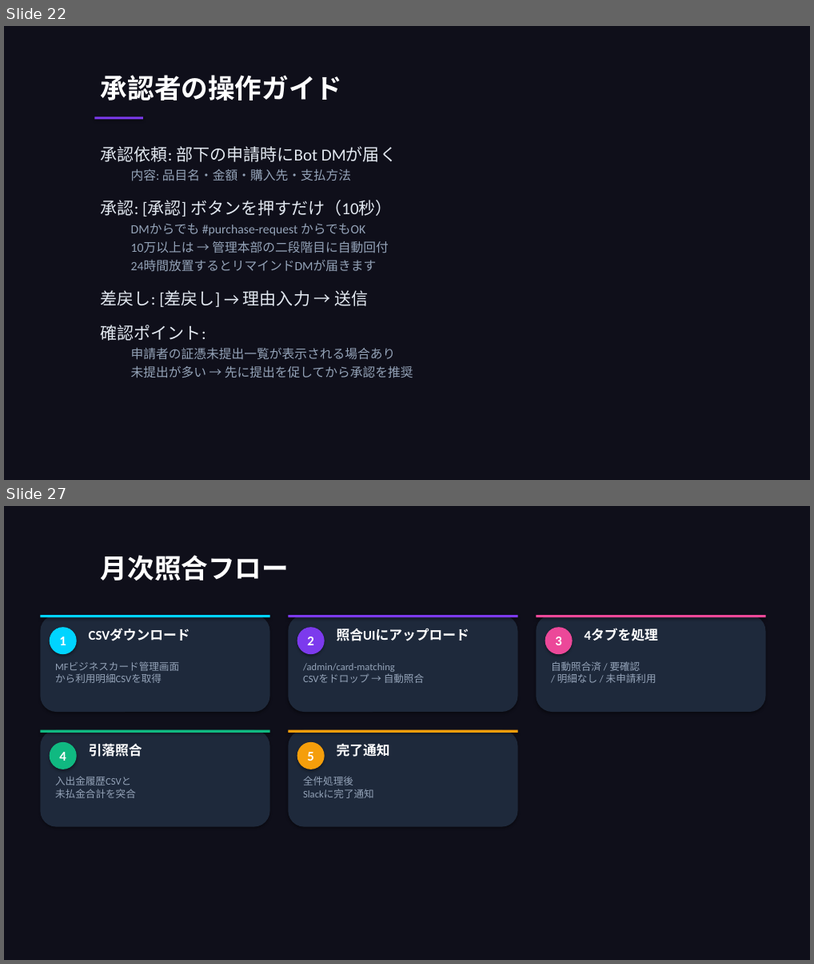
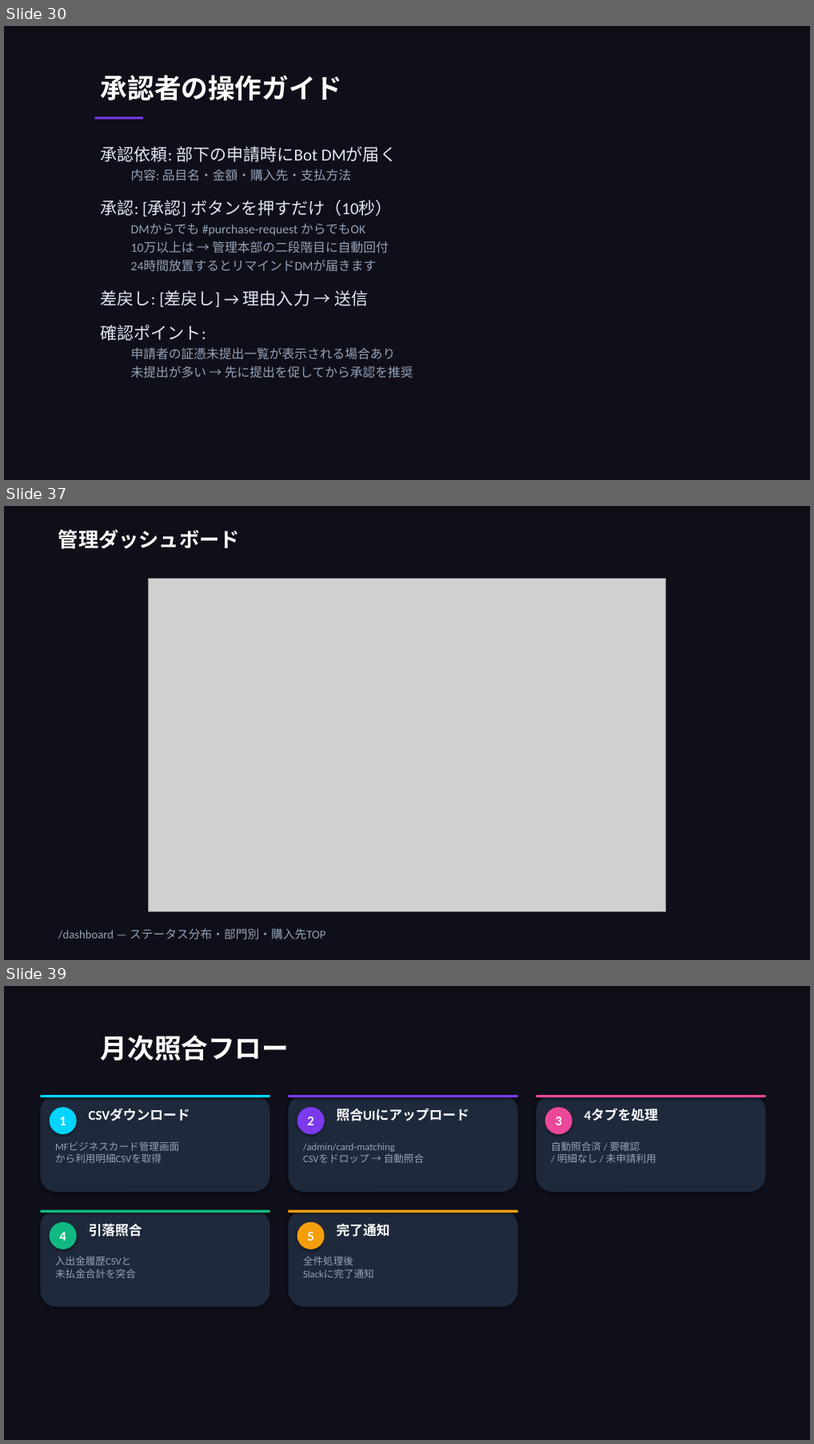
Before and after one commit to takeshiizawa123/next-procurement-poc, a slide deck: docs/user-manual.pptx. Shown one above the other, each under a label of ours: slides 22 and 27 before the commit, slides 30, 37 and 39 after it; the slides between them are not shown. The pictures are 814x964 and 814x1444 pixels, drawn with LibreOffice and Linux fonts; fonts in the diff are those of the drawing; grey boxes stand for pictures. Boxes give left, top, right and bottom in pixels: in the first picture for what was removed or moved away, otherwise in the second. Text is boxed around its words. In the diff, an @@ line names an element or a change of style, - is before the commit and + after.

```diff
--- a/docs/user-manual.pptx
+++ b/docs/user-manual.pptx
@@ slide 37 added at <box>4,506,810,960</box>, background #0F0F1A @@
@@ text added at <box>58,529,240,549</box>, 24 pt, text #FFFFFF, bold @@
+管理ダッシュボード
@@ picture added at <box>149,579,666,912</box> @@
@@ text added at <box>58,928,326,939</box>, 14 pt, text #94A3B8 @@
+/dashboard — ステータス分布・部門別・購入先TOP
@@ what was slide 22 is now slide 30 @@
@@ what was slide 27 is now slide 39 @@
```
Also in this commit, not shown: 10 slides changed, 14 other slides added, 1 other file.
